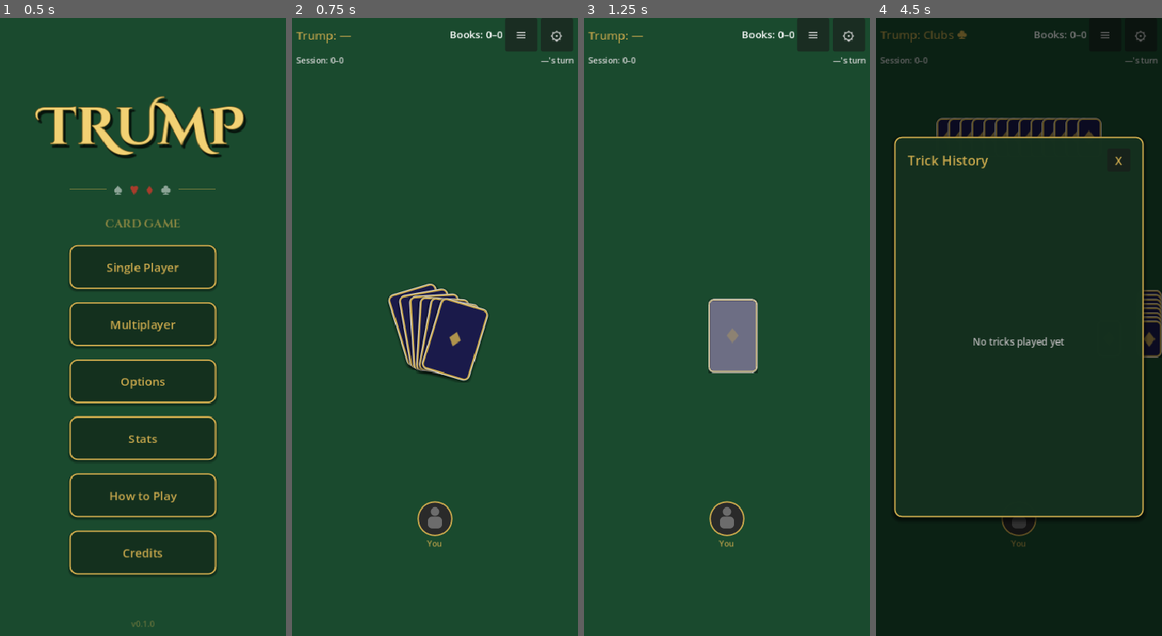
Above: before the commit, frames 1-4 (left to right).
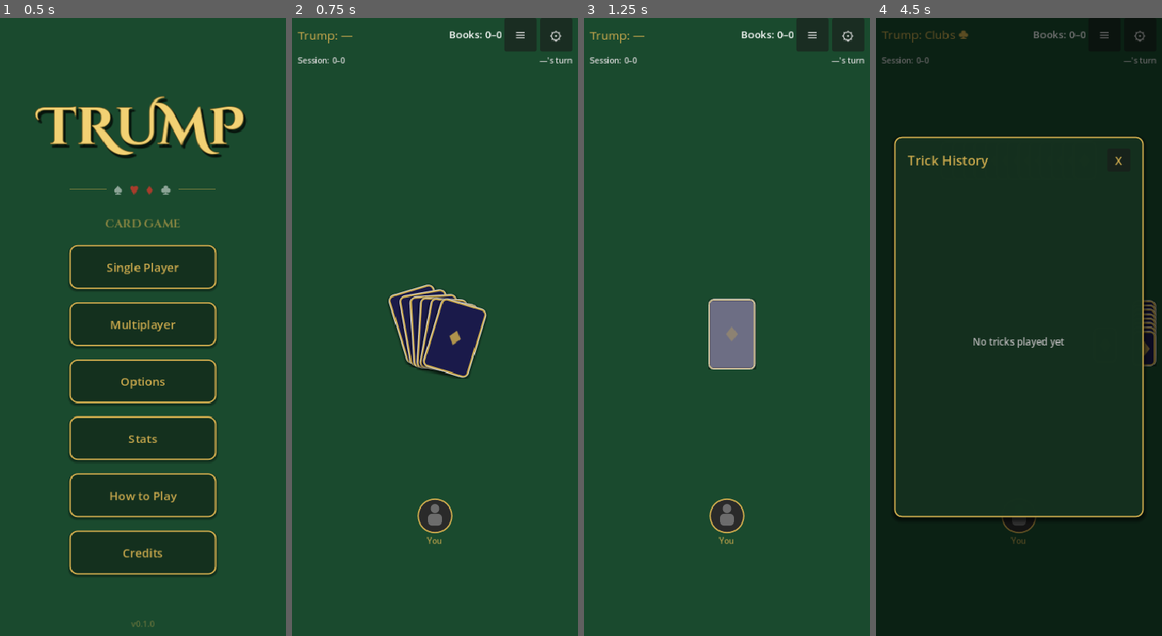
Above: after the commit, the same moments.

Repository: randyramsaywack/trump-mobile-card-game
Game: Godot game, scene res://scenes/main_menu.tscn
The game is run twice, just before and just after one commit, with the same random seed, the same clock (stepped at 60 frames per second) and the same inputs.
Inputs:
- Up to frame 1 (0.5 s): no input
- Up to frame 2 (0.75 s): click "Single Player" at 0.5 s
- Up to frame 3 (1.25 s): no input
- Up to frame 4 (4.5 s): click "≡" at 1.25 s; click "⚙" at 2 s; click "≡" at 2.75 s; click "⚙" at 3.5 s; click "≡" at 4.25 s

Frame 1 is identical in both runs. In frame 2, 2.1% of the frame differs, in the area x 1-99%, y 0-86%; in frame 3, 1.1%; in frame 4, 1.7%.

Commit message:
fix(ui): give every screen-edge element an 8px gutter; fit timer in HUD
Previously the bottom hand's bottom edge sat flush against the viewport,
the side stacks and bottom hand cards touched the left/right edges, and
HUDRow3 (turn timer) was clipped under the partner avatar because the
60px HUD allocation couldn't fit the 44px buttons + two label rows.

- EDGE_GUTTER constant subtracted from card-sizing math and applied
  consistently to every hand container, the mid row, and the side avatars
- HUD bumped to 92px so the timer row renders above the avatar; rows no
  longer use expand so they pack to their content
- TimerLabel font 13 → 16 for legibility
- Dev: --shot-game-table / --shot-show-timer flags + screenshot_helper
  autoload for capturing layout shots from CLI

Co-Authored-By: Claude Opus 4.7 (1M context) <noreply@anthropic.com>

Diff:
--- /dev/null
+++ b/autoloads/screenshot_helper.gd
@@ -0,0 +1,29 @@
+extends Node
+
+## Dev-only autoload. Activates when launched with `-- --shot-out=<path>` and
+## optionally `--shot-delay=<seconds>`. Captures the viewport after the delay,
+## writes a PNG to `path`, then quits. No-op without --shot-out.
+
+var _out_path: String = ""
+var _delay: float = 4.0
+
+func _ready() -> void:
+	for arg in OS.get_cmdline_user_args():
+		if arg.begins_with("--shot-out="):
+			_out_path = arg.substr("--shot-out=".length())
+		elif arg.begins_with("--shot-delay="):
+			_delay = float(arg.substr("--shot-delay=".length()))
+	if _out_path == "":
+		return
+	get_tree().create_timer(_delay).timeout.connect(_capture)
+
+func _capture() -> void:
+	# game_table_ui._process handles the --shot-show-timer override directly,
+	# so by the time we get here the label is already visible.
+	var img := get_viewport().get_texture().get_image()
+	var err := img.save_png(_out_path)
+	if err != OK:
+		push_error("screenshot_helper: save_png failed err=%d path=%s" % [err, _out_path])
+	else:
+		print("[screenshot_helper] wrote %s" % _out_path)
+	get_tree().quit()
--- a/project.godot
+++ b/project.godot
@@ -25,6 +25,7 @@
 SuitFont="*res://autoloads/suit_font.gd"
 StatsManager="*res://autoloads/stats_manager.gd"
 Bootstrap="*res://scripts/bootstrap.gd"
+ScreenshotHelper="*res://autoloads/screenshot_helper.gd"
 
 [display]
 
--- a/scenes/game_table.tscn
+++ b/scenes/game_table.tscn
@@ -45,7 +45,6 @@
 
 [node name="HUDRow1" type="HBoxContainer" parent="HUD"]
 layout_mode = 2
-size_flags_vertical = 3
 
 [node name="TrumpLabel" type="Label" parent="HUD/HUDRow1"]
 layout_mode = 2
@@ -81,7 +80,6 @@
 
 [node name="HUDRow2" type="HBoxContainer" parent="HUD"]
 layout_mode = 2
-size_flags_vertical = 3
 
 [node name="SessionLabel" type="Label" parent="HUD/HUDRow2"]
 layout_mode = 2
@@ -104,14 +102,13 @@
 
 [node name="HUDRow3" type="HBoxContainer" parent="HUD"]
 layout_mode = 2
-size_flags_vertical = 3
 
 [node name="TimerLabel" type="Label" parent="HUD/HUDRow3"]
 layout_mode = 2
 size_flags_horizontal = 3
 text = ""
 horizontal_alignment = 1
-theme_override_font_sizes/font_size = 13
+theme_override_font_sizes/font_size = 16
 visible = false
 
 [node name="NorthAvatar" parent="." instance=ExtResource("2_avatar")]
--- a/scripts/bootstrap.gd
+++ b/scripts/bootstrap.gd
@@ -9,6 +9,14 @@
 ##   3. Desktop fallback → race for the ENet port (first F5 = server)
 
 func _ready() -> void:
+	# Dev-only: jump straight into a SP game_table session for screenshot
+	# captures. Skips the server-port race so the local instance can't
+	# accidentally take over the cloud server's role during a layout check.
+	if "--shot-game-table" in OS.get_cmdline_user_args():
+		print("[bootstrap] --shot-game-table — direct to game_table")
+		get_tree().change_scene_to_file.call_deferred("res://scenes/game_table.tscn")
+		return
+
 	# Explicit dedicated server mode (headless export or --server flag)
 	if OS.has_feature("dedicated_server") or "--server" in OS.get_cmdline_args():
 		_start_server()
--- a/scripts/ui/game_table_ui.gd
+++ b/scripts/ui/game_table_ui.gd
@@ -50,6 +50,11 @@
 const SMALL_CARD_RATIO := 0.5             # opponents' cards: half-size
 const SMALL_H_SEP_RATIO := 0.54           # top-hand horizontal separation
 const SMALL_V_SEP_RATIO := 0.88           # side-hand vertical separation
+## Padding between every screen-edge-anchored UI element (hands, avatars, HUD,
+## trick area) and the corresponding viewport edge. Cards are sized against
+## viewport width minus 2× this gutter so the bottom hand never crowds the
+## sides. Stack in addition to safe-area insets, not in place of them.
+const EDGE_GUTTER := 8.0
 
 var _card_size: Vector2 = Vector2(52, 78)
 var _small_card_size: Vector2 = Vector2(26, 39)
@@ -88,7 +93,13 @@
 # not parented to a slot). Used by trick-collection animation.
 var _trick_cards_by_seat: Dictionary = {}
 
+## Dev: when launched with `-- --shot-show-timer`, force the MP turn timer
+## label visible for layout screenshots. Cached so _process doesn't pay for
+## a cmdline scan every frame.
+var _shot_force_timer_visible: bool = false
+
 func _ready() -> void:
+	_shot_force_timer_visible = "--shot-show-timer" in OS.get_cmdline_user_args()
 	# Safety net: ensure suit glyphs render even if the default font lacks them.
 	# iOS's default font doesn't ship U+2699 (⚙) or U+2261 (≡), so the HUD
 	# buttons need the symbol-font fallback too.
@@ -137,6 +148,10 @@
 ## pressure a solo human). NetGameView publishes a local-clock deadline; we
 ## just compute remaining and update the label every frame.
 func _process(_delta: float) -> void:
+	if _shot_force_timer_visible:
+		timer_label.text = "45s"
+		timer_label.visible = true
+		return
 	if not GameState.multiplayer_mode:
 		if timer_label.visible:
 			timer_label.visible = false
@@ -281,8 +296,11 @@
 		safe_bottom = maxf(0.0, float(win_size.y - (safe.position.y + safe.size.y)) * sy)
 		safe_left = maxf(0.0, float(safe.position.x) * sx)
 		safe_right = maxf(0.0, float(win_size.x - (safe.position.x + safe.size.x)) * sx)
-	var eff_w: float = maxf(1.0, vp_w - safe_left - safe_right)
-	var eff_h: float = maxf(1.0, vp_rect.size.y - safe_top - safe_bottom)
+	# Subtract the gutter from both dimensions so the cards are sized against
+	# the actual playable region. Without this, cards span the safe-area-only
+	# width and the leftmost/rightmost ones land flush against the viewport edge.
+	var eff_w: float = maxf(1.0, vp_w - safe_left - safe_right - 2.0 * EDGE_GUTTER)
+	var eff_h: float = maxf(1.0, vp_rect.size.y - safe_top - safe_bottom - 2.0 * EDGE_GUTTER)
 	var w_cap: float = minf(eff_h * CARD_HEIGHT_CAP_RATIO, CARD_MAX_WIDTH)
 	var w: float = roundf(clampf(eff_w * CARD_WIDTH_RATIO, CARD_MIN_WIDTH, w_cap))
 	var h: float = roundf(w * CARD_ASPECT)
@@ -311,10 +329,12 @@
 	# HUD shifts down by safe_top to clear any notch. NorthName and TopHand
 	# follow.
 	var hud: Control = $HUD as Control
-	hud.offset_left = 6.0 + safe_left
-	hud.offset_right = -6.0 - safe_right
-	# HUD height: row1 uses 44px touch-target buttons + row2 of small text (~16px).
-	var hud_height: float = 60.0
+	hud.offset_left = EDGE_GUTTER + safe_left
+	hud.offset_right = -EDGE_GUTTER - safe_right
+	# HUD height: row1 uses 44px touch-target buttons, row2 ~16px small labels,
+	# row3 ~22px for the MP turn timer, plus 10px breathing room before the
+	# partner avatar. The previous 60px allocation clipped row3 entirely.
+	var hud_height: float = 92.0
 	hud.offset_top = safe_top
 	hud.offset_bottom = safe_top + hud_height
 	# Gap between avatars and adjacent card rows.
@@ -330,6 +350,10 @@
 	top_hand_node.offset_top = top_hand_top
 	var top_hand_bottom: float = top_hand_top + sh + 4.0
 	top_hand_node.offset_bottom = top_hand_bottom
+	# Match the bottom hand's horizontal gutter so the centered partner row
+	# can never overflow the playable region either.
+	top_hand_node.offset_left = safe_left + EDGE_GUTTER
+	top_hand_node.offset_right = -safe_right - EDGE_GUTTER
 	mid_row.offset_top = top_hand_bottom
 	# Bottom area: SouthAvatar sits above BottomHand so the trick count
 	# is always visible and never covered by cards.
@@ -340,28 +364,35 @@
 	var side_avatar_w: float = 48.0
 	west_avatar.anchor_left = 0.0
 	west_avatar.anchor_right = 0.0
-	west_avatar.offset_left = safe_left
-	west_avatar.offset_right = safe_left + side_avatar_w
+	west_avatar.offset_left = safe_left + EDGE_GUTTER
+	west_avatar.offset_right = safe_left + EDGE_GUTTER + side_avatar_w
 	east_avatar.anchor_left = 1.0
 	east_avatar.anchor_right = 1.0
-	east_avatar.offset_left = -safe_right - side_avatar_w
-	east_avatar.offset_right = -safe_right
+	east_avatar.offset_left = -safe_right - EDGE_GUTTER - side_avatar_w
+	east_avatar.offset_right = -safe_right - EDGE_GUTTER
 	# Hide until _reposition_side_avatars() places them at the correct height.
 	west_avatar.visible = false
 	east_avatar.visible = false
-	bottom_hand.offset_top = -bottom_hand_height - safe_bottom
-	bottom_hand.offset_bottom = -safe_bottom
-	# South avatar: positioned above the bottom hand.
-	var south_avatar_top: float = bottom_hand_height + name_gap + safe_bottom
+	# Bottom hand: lift off the screen edge by EDGE_GUTTER and pad sides so
+	# the leftmost / rightmost cards never reach the viewport border.
+	bottom_hand.offset_top = -bottom_hand_height - safe_bottom - EDGE_GUTTER
+	bottom_hand.offset_bottom = -safe_bottom - EDGE_GUTTER
+	bottom_hand.offset_left = safe_left + EDGE_GUTTER
+	bottom_hand.offset_right = -safe_right - EDGE_GUTTER
+	# South avatar: positioned above the bottom hand. south_avatar_top is the
+	# distance from the viewport bottom to the avatar's bottom edge — the same
+	# offset chain bottom_hand uses, plus name_gap clearance.
+	var south_avatar_top: float = bottom_hand_height + name_gap + safe_bottom + EDGE_GUTTER
 	south_avatar.offset_left = -24.0
 	south_avatar.offset_right = 24.0
 	south_avatar.offset_top = -(south_avatar_top + avatar_h)
 	south_avatar.offset_bottom = -south_avatar_top
 	mid_row.offset_bottom = -(south_avatar_top + avatar_h + name_gap)
 	# Respect horizontal safe insets on MidRow so side hands clear any
-	# landscape-notch cutouts (no-op in portrait).
-	mid_row.offset_left = safe_left
-	mid_row.offset_right = -safe_right
+	# landscape-notch cutouts, and add EDGE_GUTTER so face-down stacks at the
+	# left/right ends of MidRow can never sit flush against the viewport.
+	mid_row.offset_left = safe_left + EDGE_GUTTER
+	mid_row.offset_right = -safe_right - EDGE_GUTTER
 	# Toast sits just above the south avatar.
 	toast_label.offset_top = -(south_avatar_top + avatar_h + 20.0)
 	toast_label.offset_bottom = -(south_avatar_top + avatar_h)
